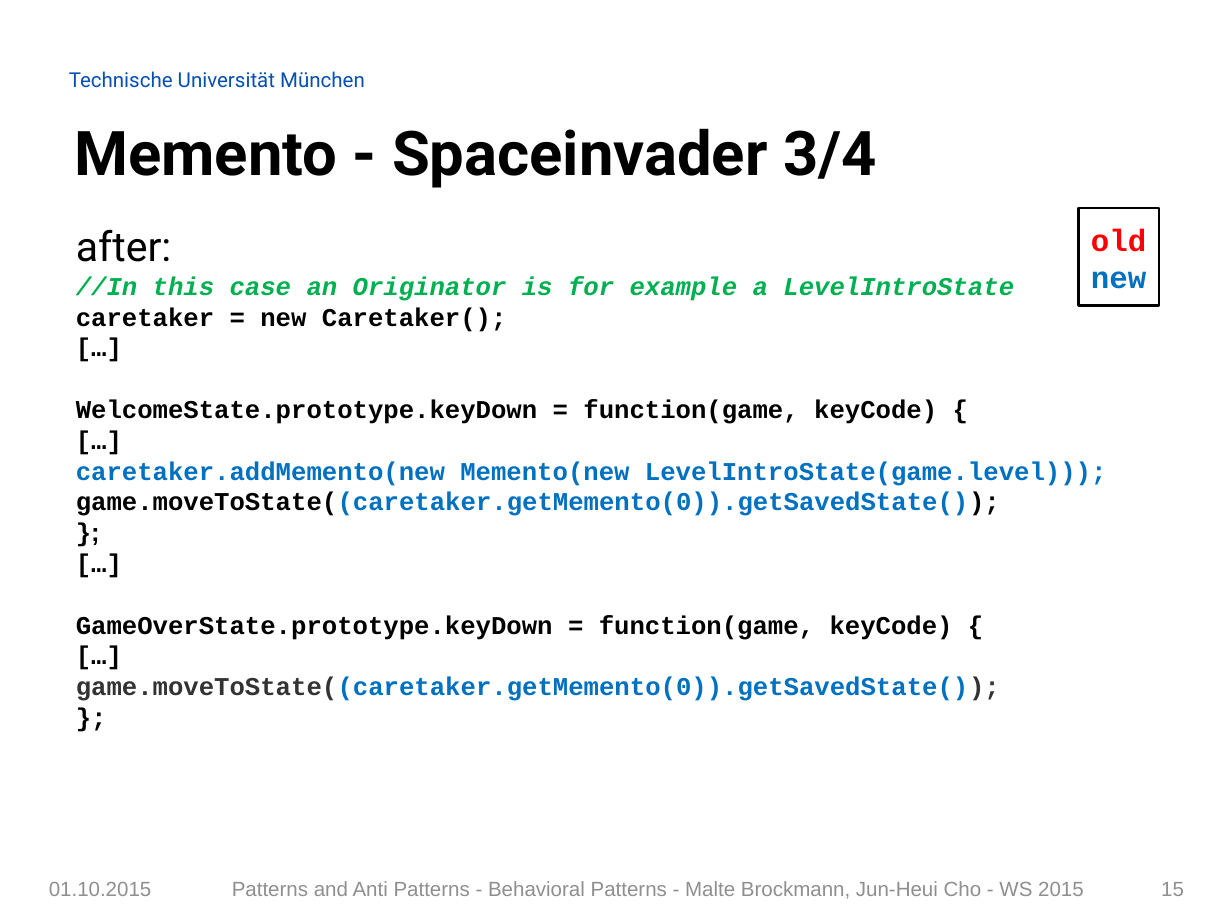
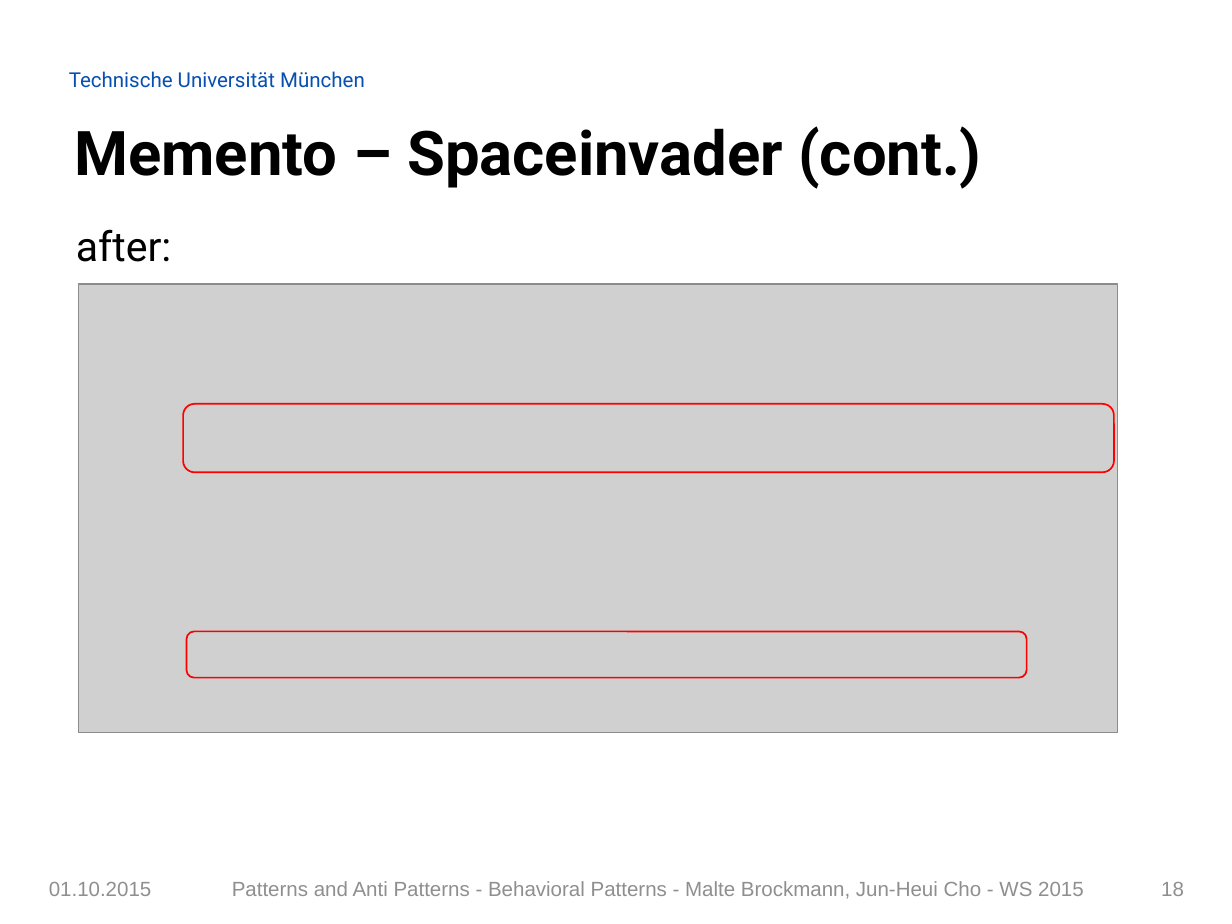
Before and after one commit to Painted6/Behavioral-design-patterns, a slide deck: slide 18 of Behavioral Patterns - JS Patterns and Anti Patterns.pptx (slide 15 before the commit). Drawn at 1232x924 pixels with LibreOffice and Linux fonts; fonts in the diff are those of the drawing; grey boxes stand for pictures; background and template pictures are left out. Boxes give left, top, right and bottom in pixels: in the first picture for what was removed or moved away, otherwise in the second. Text is boxed around its words. In the diff, an @@ line names an element or a change of style, - is before the commit and + after.

```diff
--- a/Behavioral Patterns - JS Patterns and Anti Patterns.pptx
+++ b/Behavioral Patterns - JS Patterns and Anti Patterns.pptx
@@ title at (75, 126, 981, 189): text changed @@
-Memento - Spaceinvader 3/4
+Memento – Spaceinvader (cont.)
@@ rectangle removed at (1079, 208, 1159, 306) @@
-old
-new
@@ text removed at (76, 229, 1107, 701) @@
-after:
-//In this case an Originator is for example a LevelIntroState
-caretaker = new Caretaker();
-[…]
-WelcomeState.prototype.keyDown = function(game, keyCode) {
-[…]
-caretaker.addMemento(new Memento(new LevelIntroState(game.level)));
-game.moveToState((caretaker.getMemento(0)).getSavedState());
-};
-[…]
-GameOverState.prototype.keyDown = function(game, keyCode) {
-[…]
-game.moveToState((caretaker.getMemento(0)).getSavedState());
-};
@@ picture added at (79, 285, 1117, 733) @@
@@ rounded rectangle added at (184, 404, 1115, 473), outline #FF0000 1 pt @@
@@ rounded rectangle added at (186, 631, 1026, 678), outline #FF0000 1 pt @@
@@ page number at (1161, 882, 1184, 896): text changed @@
-15
+18
```
Also in this commit, not shown: 30 other slides changed, 3 slides removed.
